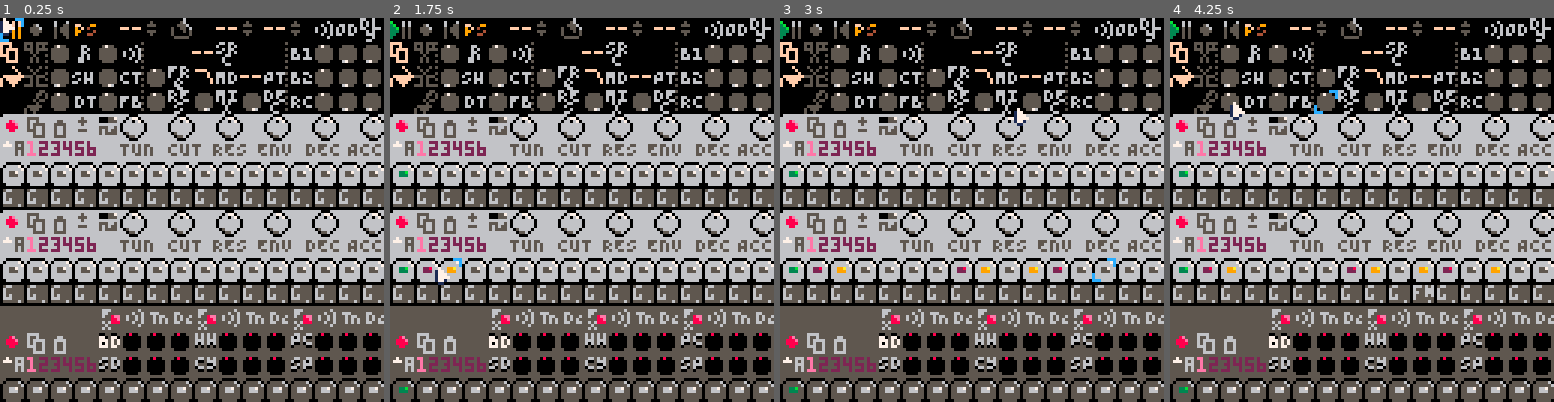
Above: before the commit, frames 1-4 (left to right).
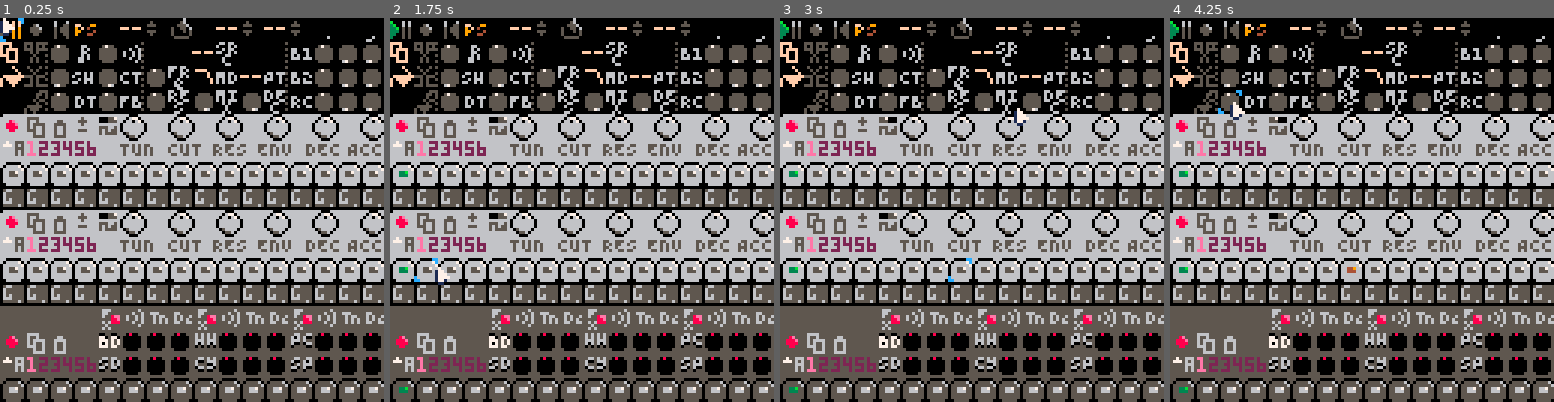
Above: after the commit, the same moments.

Repository: luchak/rp8
Game: PICO-8 cartridge pb-0x.p8
The game is run twice, just before and just after one commit, with the same random seed, the same clock (stepped at 60 frames per second) and the same inputs.
Inputs (mouse positions are in pixels of both pictures, inside the frame that each line leads up to):
- Up to frame 1 (0.25 s): no input
- Up to frame 2 (1.75 s): tap X (X key) at 0.33, 1.07 s; click (670, 121) at 0.67 s; tap O (Z key) at 0.7, 1.7 s; click (436, 267) at 1.22 s; hold Right from 1.6 s (still down)
- Up to frame 3 (3 s): click (887, 114) at 1.77 s; tap X (X key) at 1.85, 2.97 s; release Right at 2.1 s; tap O (Z key) at 2.1, 2.5, 2.9 s; hold Up 2.15-2.42 s; click (952, 259) at 2.32 s; hold Right from 2.47 s (still down); click (1014, 106) at 2.87 s
- Up to frame 4 (4.25 s): release Right at 3.03 s; hold Left 3.08-3.58 s; tap O (Z key) at 3.3, 3.7, 4.1 s; click (1465, 256) at 3.42 s; hold Down 3.63-3.97 s; click (1231, 102) at 3.97 s; hold Right from 4.02 s (still down); tap X (X key) at 4.08 s

The runs differ from the first frame. In frame 1, 0.3% of the frame differs, in the area x 0-100%, y 0-25%; in frame 2, 0.4%; in frame 3, 0.7%; in frame 4, 0.8%, in the area x 8-100%, y 0-74%.

Commit message:
Remove dpad arrow navigation

Diff:
--- a/pb-0x.p8
+++ b/pb-0x.p8
@@ -1035,7 +1035,7 @@
 -->8
 -- ui
 
-ui_btns={⬅️,➡️,⬆️,⬇️,❎,🅾️}
+ui_btns={❎,🅾️}
 -- custom retrigger frame intervals
 -- for buttons
 ui_reps=parse[[{
@@ -1061,12 +1061,10 @@
   sprites={},
   dirty={},
   holds={},
-  by_tile={},
-  has_tiles_x={},
-  has_tiles_y={},
   mouse_tiles={},
   mx=0,
-  my=0
+  my=0,
+  mouse_restore_offset=0
  }]]
  -- obj.focus
 
@@ -1074,13 +1072,8 @@
   w=merge_tables(copy_table(widget_defaults),w)
   local widgets=self.widgets
   add(widgets,w)
-  w.id=#widgets
-  w.tx,w.ty=w.x\4,w.y\4
-  self.focus=self.focus or w
+  w.id,w.tx,w.ty,self.focus=#widgets,w.x\4,w.y\4,self.focus or w
   local tile=w.tx+w.ty*32
-  self.by_tile[tile]=w
-  self.has_tiles_x[w.tx]=true
-  self.has_tiles_y[w.ty]=true
   for dx=0,w.w-1 do
    for dy=0,w.h-1 do
     self.mouse_tiles[tile+dx+dy*32]=w
@@ -1091,9 +1084,7 @@
  obj.draw=function(self,state)
   -- restore screen from mouse
   local mx,my,off=self.mx,self.my,self.mouse_restore_offset
-  if off then
-   memcpy(0x6000+off,0x9000+off,384)
-  end
+  memcpy(0x6000+off,0x9000+off,384)
 
   -- draw changed widgets
   for id,w in pairs(self.widgets) do
@@ -1125,7 +1116,7 @@
   palt(0,true)
   -- draw focus indicator
   spr(1,f.x,f.y,1,1)
-  sspr(32,0,4,4,f.x+f.w*4-4,f.y)
+  sspr(32,0,4,8,f.x+f.w*4-4,f.y)
 
   -- store rows behind mouse and draw mouse
   local next_off=mid(0,my,122)<<6
@@ -1139,17 +1130,11 @@
   for b in all(ui_btns) do
    if btn(b) then
     local h=holds[b]+1
-    holds[b]=h
-    btns[b]=ui_reps[h] or h>=31
+    holds[b],btns[b]=h,ui_reps[h] or h>=31
    else
     holds[b]=0
    end
   end
-  local search
-  if (btns[⬅️]) search={true,-1}
-  if (btns[➡️]) search={true,1}
-  if (btns[⬆️]) search={false,-1}
-  if (btns[⬇️]) search={false,1}
   if (btns[❎]) self.focus:input(state,self.focus.btn_amt)
   if (btns[🅾️]) self.focus:input(state,-self.focus.btn_amt)
 
@@ -1158,7 +1143,6 @@
 
   local new_focus
 
-  if (search) new_focus=self:move_focus(unpack(search))
   if click>0 then
    if click==self.last_click then
     self.drag_dist+=stat(39)
@@ -1185,32 +1169,6 @@
   end
 
   self.last_click=click
- end
-
- local search_diffs=split'0,-1,1,-2,2'
- obj.move_focus=function(self,is_h,dir)
-  local f,lim=self.focus,trn(dir>0,31,0)
-
-  local has_tiles,ta,tb,sha,shb
-  if is_h then
-   has_tiles=self.has_tiles_y
-   ta,tb,sha,shb=f.tx,f.ty,0,5
-  else
-   has_tiles=self.has_tiles_x
-   ta,tb,sha,shb=f.ty,f.tx,5,0
-  end
-
-  for db in all(search_diffs) do
-   local sb=tb+db
-   if has_tiles[sb] then
-    for sa=ta+dir,lim,dir do
-     local r=self.by_tile[(sa<<sha)+(sb<<shb)]
-     if (r and r.active) return r
-    end
-   end
-  end
-
-  return f
  end
 
  return obj
@@ -1649,14 +1607,14 @@
 end
 
 __gfx__
-000000000000000066666666666666660ccc00000000000000000000000000000000000000000000555555555555555500000005000000006666666607000000
+0000000000000000666666666666666600cc00000000000000000000000000000000000000000000555555555555555500000005000000006666666607000000
 00000000000000006557000660005576000c0000006000606000f0f0b00060600666066600000000555555555666655500000000000000006666666617700000
-00700700000000006555000660005556000c0000006005505600f0f03b0060600666060600000000555665555655655500000005000000006666666617770000
+0070070000000000655500066000555600000000006005505600f0f03b0060600666060600000000555665555655655500000005000000006666666617770000
 0007700000000000666666666666666600000000005055505560909033b0505006060666fff0fff0556666555656666500000000000000006666666617777000
 00077000000000006555665665556656000000000050555055509090333050500606060600000000556556555656556500000005000000006666666617710000
-00700700c00000006565655665656556000000000050055055009090330050500606060600000000556556555666556500000000000000006666666601100000
+00700700000000006565655665656556000000000050055055009090330050500606060600000000556556555666556500000000000000006666666601100000
 00000000c00000006565555665655556000000000050005050009090300050500000000000000000556556555556556500000005000000006666666600000000
-00000000ccc000006666666666666666000000000000000000000000000000000000000000000000556666555556666500000000000000006666066600000000
+00000000cc0000006666666666666666000000000000000000000000000000000000000000000000556666555556666500000000000000006666066600000000
 66000006660000066600000655000005550000055500000500000000000000000000000000000000666666666666666666666666666666666666666666666660
 60666670606666706066667050555560505555605055556000056000000000000000000000000000666566666666666665555666666666666666666666666666
 06666667066666670666666705555556055555560555555600555600066006600660066006600066665556666665566665665666666666666666666666666666
@@ -1745,13 +1703,13 @@
 55505555c00000000000000000000000003333000033330000333300003333000033330000333300666226666668866655522555555885555565656600000000
 55555555c0000000000000000033330003bbbb3003bbbb3003bbbb3003bbbb3003bbbb3003bbbb30666666666666666655555555555555555555555500000000
 55555555cc0000000000000000000000000000000000000000000000000000000000000000000000666666666666666655555555555555555555555500000000
-000000000000090000000f0000000600000000050000000050050050555055555555000005000505000000000000000000000550000000000000000000000000
+000000000000090000000f0000000600000000050000000050050050555055555555000005000505000000000000000000000555000000000000000000000000
 057500000000490000009f0000005600057500000050000005050500505050505005000000505000055555000055555000005505000000000000000000000000
 0777000000044490000999f000055560077700050555000000000000555055555055550000050005550005500050005000005005000000000000000000000000
 00000000040044090900990f05005506000000000000000055000550005050005050050055505550050005005555500000050550000000000000000000000000
-07770000040004040900090905000505077700050555000000000000000500055550050000505005055555000555000000005000000000000000000000000000
+07770000040004040900090905000505077700050555000000000000000500055550050000505005055555000555000000005005000000000000000000000000
 05750000040000040900000905000005057500000050000005050500005050000050050000505000500000500050000005555500000000000000000000000000
-00000000004444400099999000555550000000050000000050050050005050050055550055505555055555000000000050555000000000000000000000000000
+00000000004444400099999000555550000000050000000050050050005050050055550055505555055555000000000050555005000000000000000000000000
 00000000000000000000000000000000000000000000000000000000000000000000000000000000000000000000000050050000000000000000000000000000
 00000000000000000000000000000000666000666666666666600066666666666660006666666666666000666666666666600066666666666660006666666666
 5750eee05750eee057500ee00000ee00666666666666666666666666666666666666666666666666666666666666666666666666666666666666666666666666
@@ -1769,13 +1727,13 @@
 00600000006060000060000000060000606066000060000060000600000220000008800000055000000000f00f000ff000060060666555550000000000044000
 00600000006600000000600000060000000000000060000500000005000000000000000000000000000000000000000000000600666665560000000000000000
 00066000000660000066000000606000000000000006600000000000000000000000000000000000000000000000000000000000666665660000000000000000
-60060060fff0fff5ffff00000f000f05000000000000000000000ff00000f0000000000000000005000000000000000555655555555555555555555555555555
+60060060fff0fff5ffff00000f000f05000000000000000000000ff50000f0000000000000000005000000000000000555655555555555555555555555555555
 06060600f0f0f0f0f00f000000f0f00006666600006666600000ff0f00000f0000000000000000000000000000000000566555555ee556665666565656665666
 00000000fff0fff5f0ffff00000f000566000660006000600000f00f000000f0066060600660666506600666666066056666655555e555565556565656555655
 6600066000f0f000f0f00f00fff0fff00600060066666000000f0ff00fffffff600060606000060006060060660066005665565555e556665566566656665666
-00000000000f0005fff00f0000f0f00506666600066600000000f000f0fffff0006066606000060506060060600060655565566555e556555556555655565656
+00000000000f0005fff00f0000f0f00506666600066600000000f005f0fffff0006066606000060506060060600060655565566555e556555556555655565656
 0606060000f0f00000f00f0000f0f00060000060006000000fffff00f00fff0066006060066006000660006060006660555666665eee56665666555656665666
-6006006000f0f00500ffff00fff0fff50666660000000000f0fff000f000f0000000000000000005000000000000000555555665555555555555555555555555
+6006006000f0f00500ffff00fff0fff50666660000000000f0fff005f000f0000000000000000005000000000000000555555665555555555555555555555555
 000000000000000000000000000000000000000000000000f00f0000000000000000000000000000000000000000000055555655555555555555555555555555
 
 
